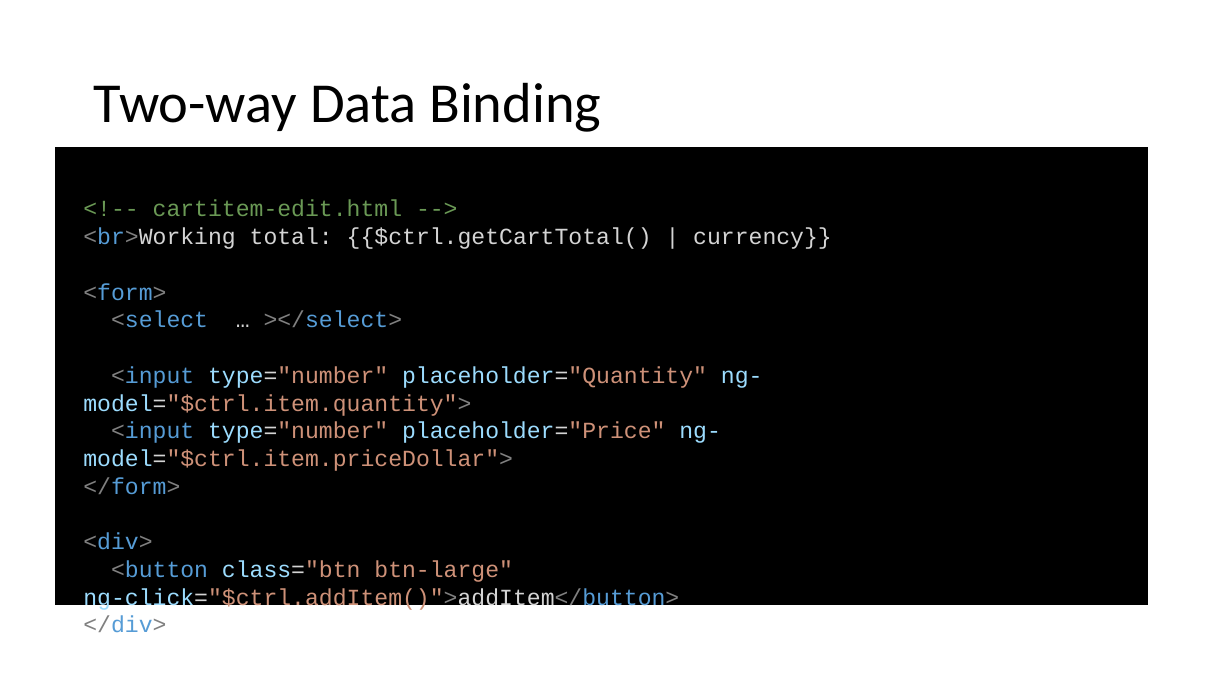
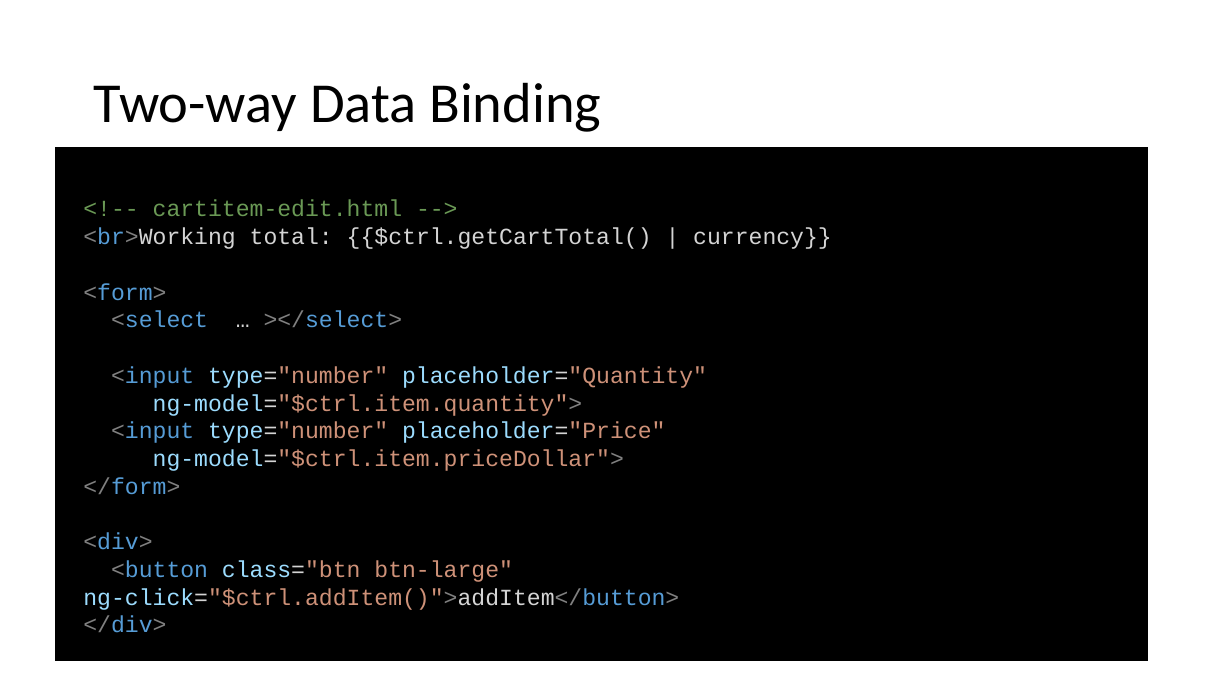
Before and after one commit to jkutzfla/cf2018demo, a slide deck: slide 25 of www/docs/Angular4CFDevs_jkutzfla_2018.pptx (slide 24 before the commit). Drawn at 1232x693 pixels with LibreOffice and Linux fonts; fonts in the diff are those of the drawing. Boxes give left, top, right and bottom in pixels: in the first picture for what was removed or moved away, otherwise in the second. Text is boxed around its words. In the diff, an @@ line names an element or a change of style, - is before the commit and + after.

```diff
--- a/www/docs/Angular4CFDevs_jkutzfla_2018.pptx
+++ b/www/docs/Angular4CFDevs_jkutzfla_2018.pptx
@@ rectangle "<!-- cartitem-edit.html -->" resized from (x1=55, y1=148, x2=1147, y2=605) to (x1=55, y1=148, x2=1147, y2=661) @@
@@ text in rectangle at (x1=111, y1=366, x2=707, y2=471): text changed @@
-<input type="number" placeholder="Quantity" ng-model="$ctrl.item.quantity">
-<input type="number" placeholder="Price" ng-model="$ctrl.item.priceDollar">
+<input type="number" placeholder="Quantity"
+ng-model="$ctrl.item.quantity">
+<input type="number" placeholder="Price"
+ng-model="$ctrl.item.priceDollar">
```
Also in this commit, not shown: 32 other slides changed, 5 slides added, 2 slides removed.
